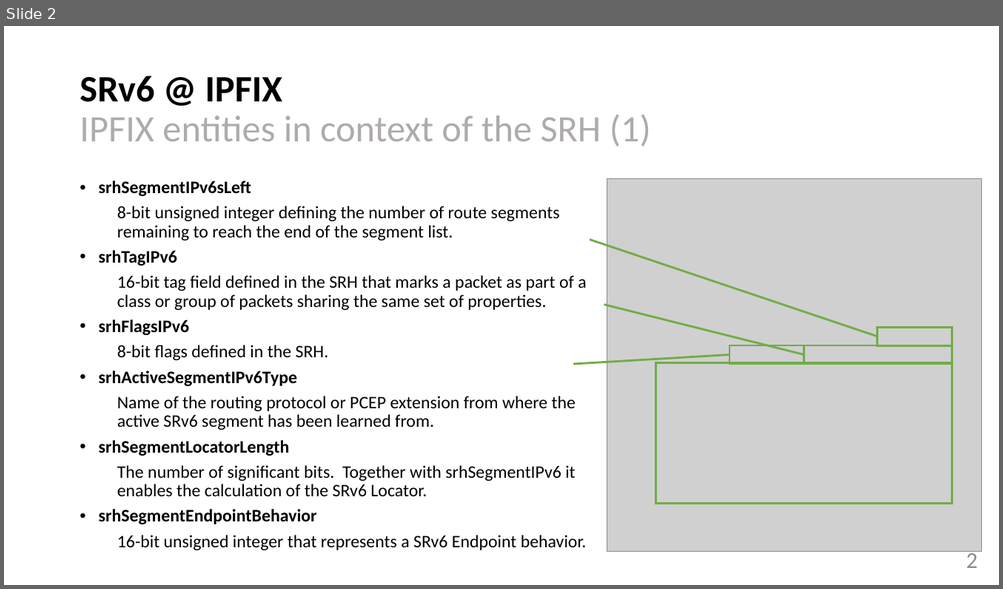
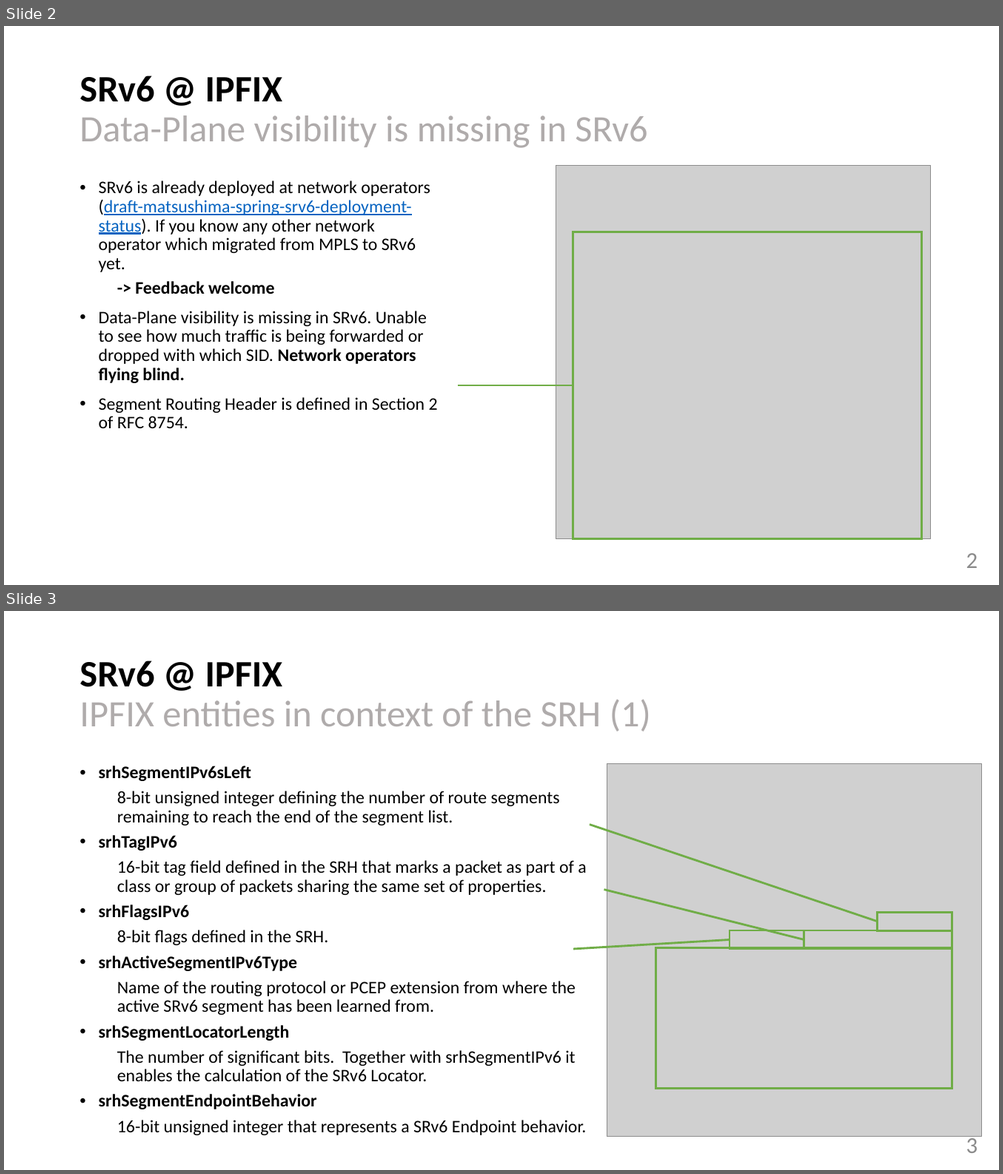
Before and after one commit to network-analytics/RFC9487, a slide deck: draft-tgraf-opsawg-ipfix-srv6-srh-04.pptx. Shown one above the other, each under a label of ours: slide 2 before the commit, slides 2 and 3 after it. The pictures are 1003x589 and 1003x1174 pixels, drawn with LibreOffice and Linux fonts; fonts in the diff are those of the drawing; grey boxes stand for pictures. Boxes give left, top, right and bottom in pixels: in the first picture for what was removed or moved away, otherwise in the second. Text is boxed around its words. In the diff, an @@ line names an element or a change of style, - is before the commit and + after.

```diff
--- a/draft-tgraf-opsawg-ipfix-srv6-srh-04.pptx
+++ b/draft-tgraf-opsawg-ipfix-srv6-srh-04.pptx
@@ slide 2 added at (4,26,999,585), background #FFFFFF @@
@@ title added at (79,76,647,148), 36 pt, text #AFABAB @@
+SRv6 @ IPFIX
+Data-Plane visibility is missing in SRv6
@@ text added at (99,181,438,429), 17 pt, text #000000 @@
+• SRv6 is already deployed at network operators (draft-matsushima-spring-srv6-deployment-status). If you know any other network operator which migrated from MPLS to SRv6 yet.
+  -> Feedback welcome
+• Data-Plane visibility is missing in SRv6. Unable to see how much traffic is being forwarded or dropped with which SID. Network operators flying blind.
+• Segment Routing Header is defined in Section 2 of RFC 8754.
@@ picture added at (556,166,930,540) @@
@@ rectangle added at (573,232,922,540), outline #70AD47 2 pt @@
@@ line added from (458, 386) to (573, 386), #70AD47 2 pt @@
@@ page number added at (966,554,978,568), 22 pt, text #8C8C8C @@
+2
@@ what was slide 2 is now slide 3 @@
@@ page number at (966,1134,978,1153): text changed @@
-2
+3
```
Also in this commit, not shown: 2 slides changed, 1 other file.
